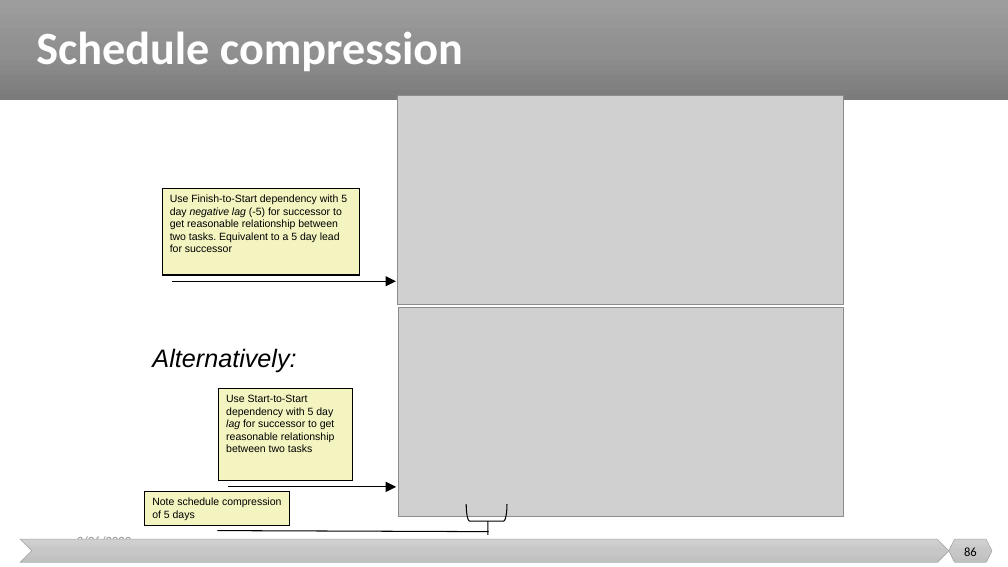
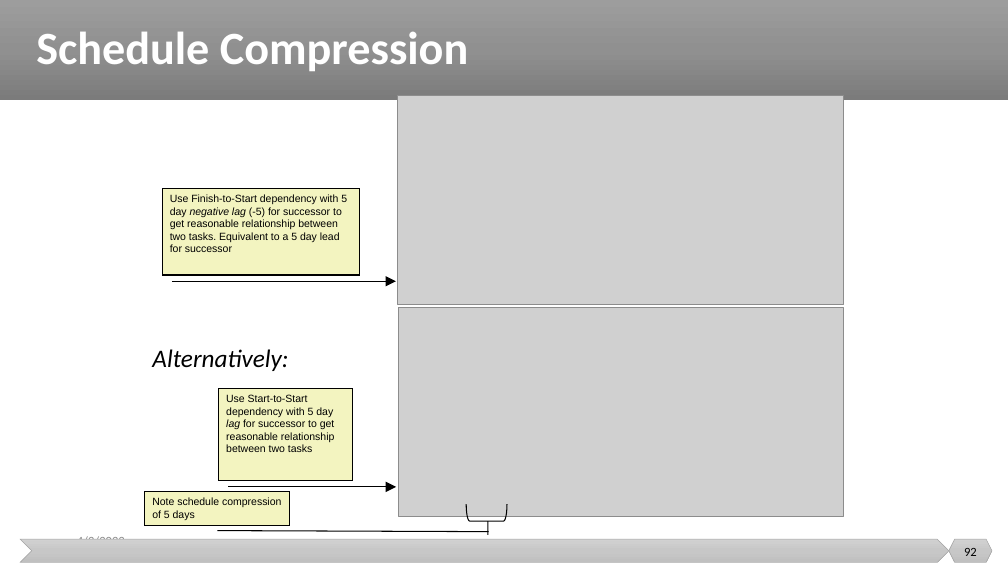
Before and after one commit to malenezi/malenezi, a slide deck: slide 92 of SE423/Lectures/6-Planning/Scheduling and Tracking.pptx (slide 86 before the commit). Drawn at 1008x567 pixels with LibreOffice and Linux fonts; fonts in the diff are those of the drawing; grey boxes stand for pictures. Boxes give left, top, right and bottom in pixels: in the first picture for what was removed or moved away, otherwise in the second. Text is boxed around its words. In the diff, an @@ line names an element or a change of style, - is before the commit and + after.

```diff
--- a/SE423/Lectures/6-Planning/Scheduling and Tracking.pptx
+++ b/SE423/Lectures/6-Planning/Scheduling and Tracking.pptx
@@ title at [36, 31, 468, 71]: text changed @@
-Schedule compression
+Schedule Compression
@@ text "Alternatively:" at [152, 349, 288, 371]: font Arial to Calibri @@
@@ text at [77, 535, 125, 539]: text changed @@
-3/26/2023
+4/2/2023
@@ page number at [964, 548, 977, 556]: text changed @@
-86
+92
```
Also in this commit, not shown: 26 other slides changed, 2 slides added, 5 slides removed.
